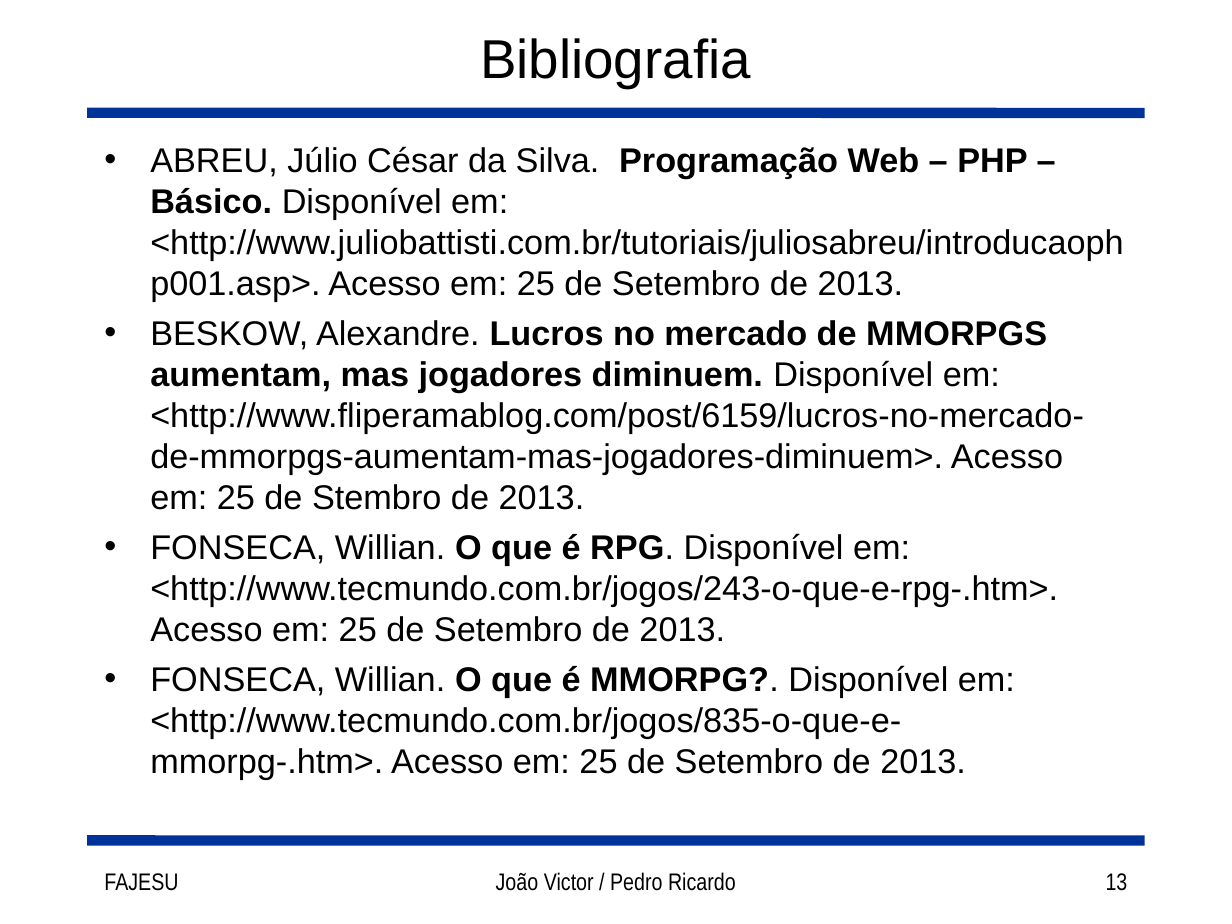
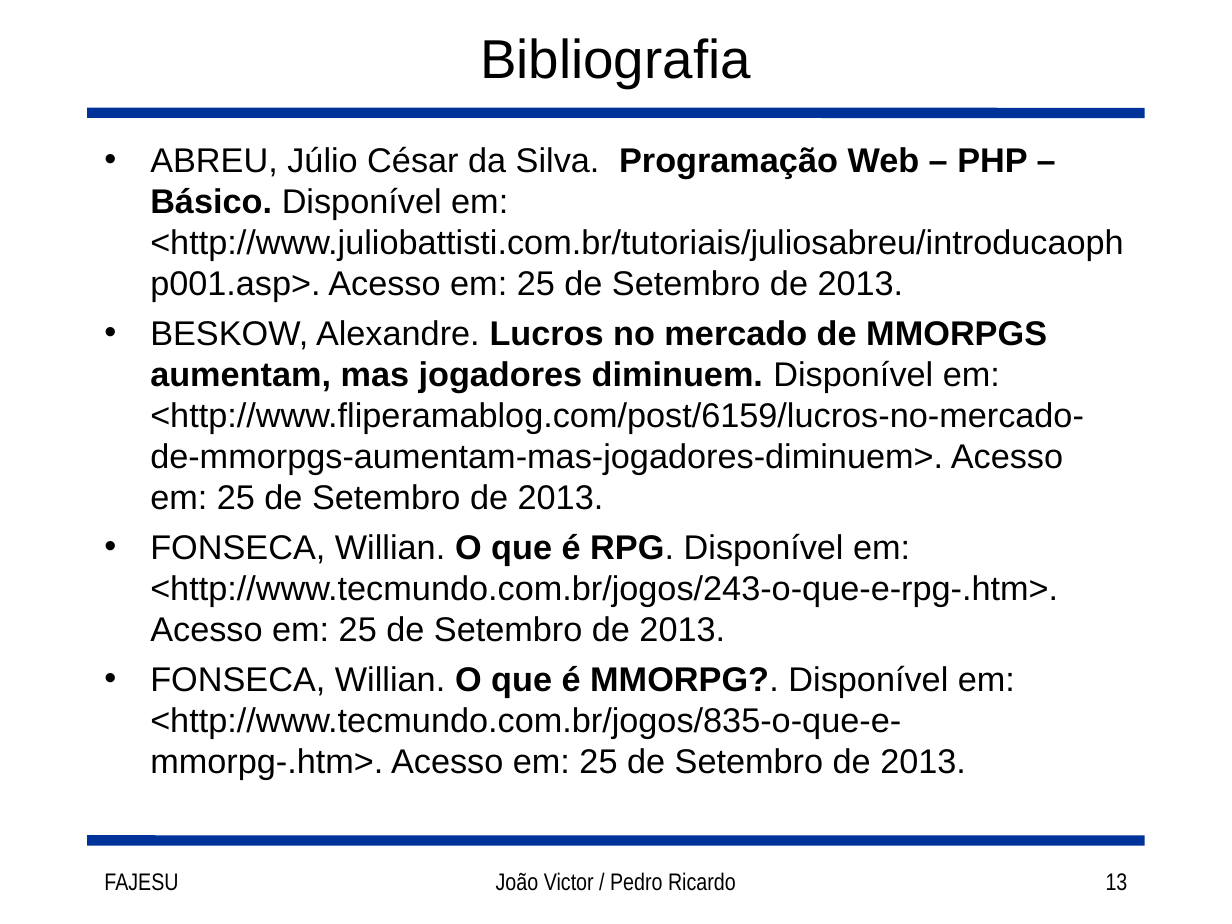
Before and after one commit to joaorocha/tcc-got-v1, a slide deck: slide 13 of docs/Slides.ppt. Drawn at 1232x924 pixels with LibreOffice and Linux fonts; fonts in the diff are those of the drawing. Boxes give left, top, right and bottom in pixels: in the first picture for what was removed or moved away, otherwise in the second. Text is boxed around its words. In the diff, an @@ line names an element or a change of style, - is before the commit and + after.

```diff
--- a/docs/Slides.ppt
+++ b/docs/Slides.ppt
@@ text at <box>150,320,1084,510</box>: text changed @@
-• BESKOW, Alexandre. Lucros no mercado de MMORPGS aumentam, mas jogadores diminuem. Disponível em: <http://www.fliperamablog.com/post/6159/lucros-no-mercado-de-mmorpgs-aumentam-mas-jogadores-diminuem>. Acesso em: 25 de Stembro de 2013.
+• BESKOW, Alexandre. Lucros no mercado de MMORPGS aumentam, mas jogadores diminuem. Disponível em: <http://www.fliperamablog.com/post/6159/lucros-no-mercado-de-mmorpgs-aumentam-mas-jogadores-diminuem>. Acesso em: 25 de Setembro de 2013.
```
Also in this commit, not shown: 9 other slides changed, 1 other file.
